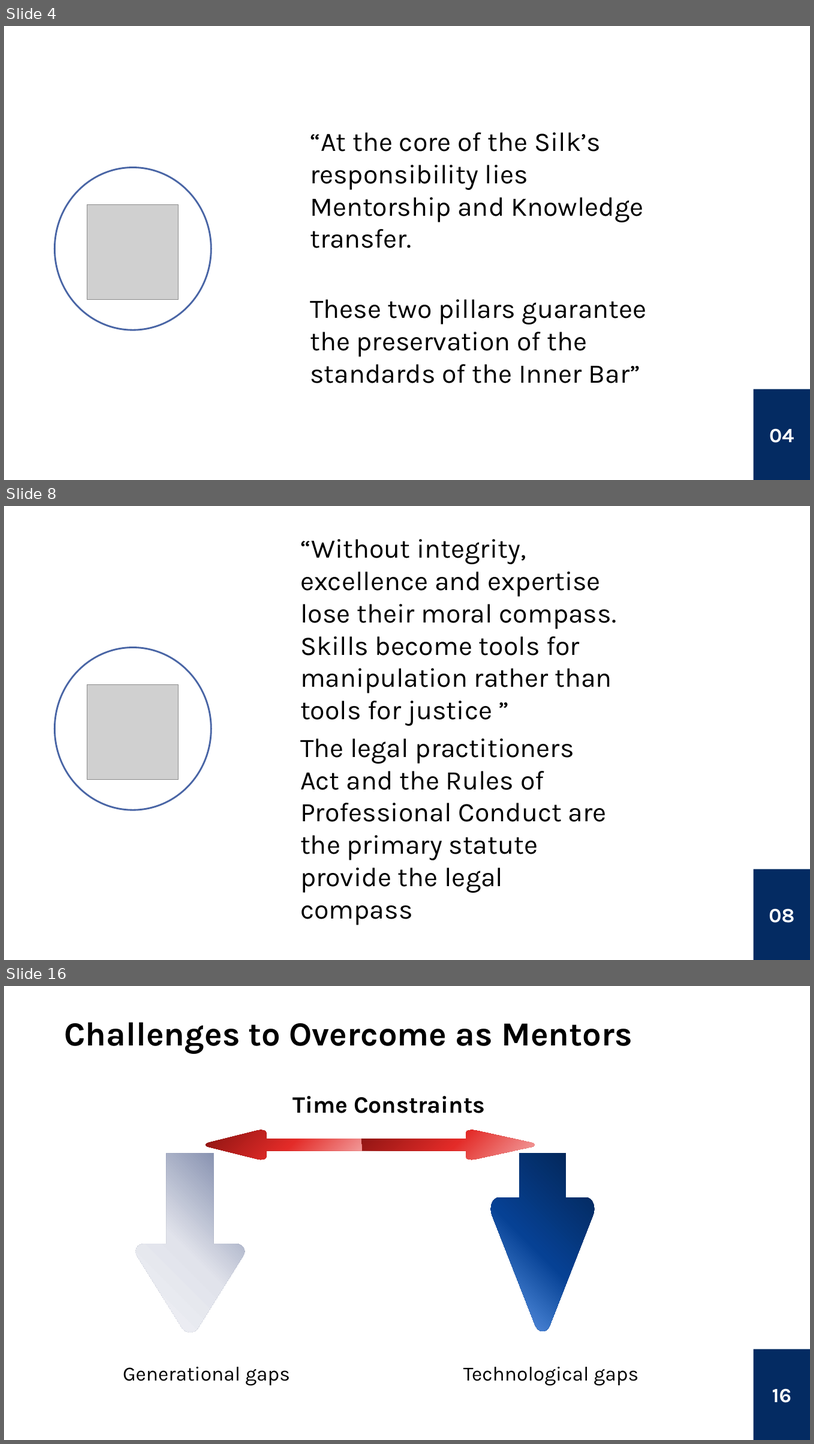
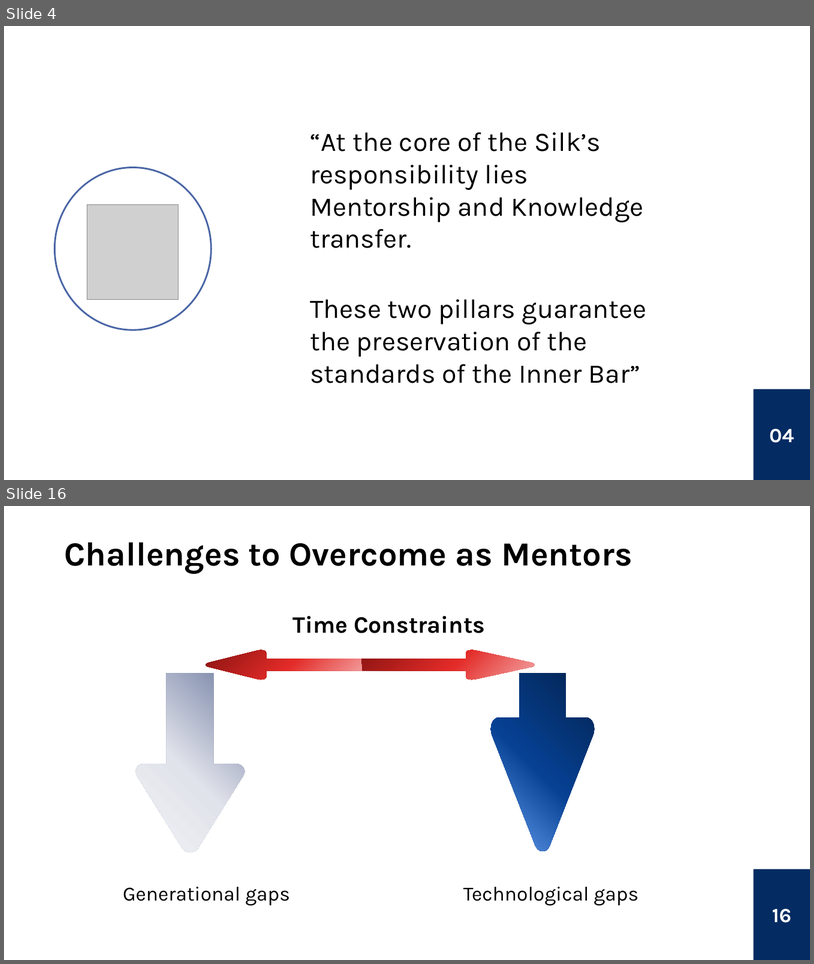
Before and after one commit to BOSANigeria/website-launch-2025, a slide deck: public/assets/induction/Mentorship & Knowledge Transfer - Preserving The Standard of The Inner Bar.pptx. Shown one above the other, each under a label of ours: slides 4, 8 and 16 before the commit, slides 4 and 16 after it; the slides between them are not shown. The pictures are 814x1444 and 814x964 pixels, drawn with LibreOffice and Linux fonts; fonts in the diff are those of the drawing; grey boxes stand for pictures. Boxes give left, top, right and bottom in pixels: in the first picture for what was removed or moved away, otherwise in the second. Text is boxed around its words. In the diff, an @@ line names an element or a change of style, - is before the commit and + after.

```diff
--- a/public/assets/induction/Mentorship & Knowledge Transfer - Preserving The Standard of The Inner Bar.pptx
+++ b/public/assets/induction/Mentorship & Knowledge Transfer - Preserving The Standard of The Inner Bar.pptx
@@ slide 8 removed at box(4, 506, 810, 960), background #FFFFFF @@
@@ ellipse removed at box(226, 506, 693, 960) @@
-“Without integrity, excellence and expertise lose their moral compass. Skills become tools for manipulation rather than tools for justice ”
-The legal practitioners Act and the Rules of Professional Conduct are the primary statute provide the legal compass
@@ ellipse removed at box(55, 648, 212, 810) @@
@@ picture removed at box(87, 684, 179, 779) @@
@@ rectangle removed at box(754, 869, 810, 960) @@
-08
```
Also in this commit, not shown: 17 slides changed, 2 slides added.
